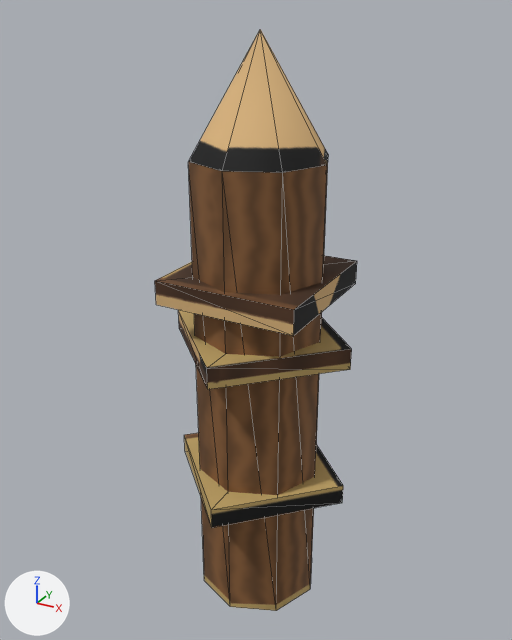
One commit to the glTF model game/assets/models/fort_l2_post.glb: the scene before it, then after it.
Rendered twice from a camera (50 mm lens) standing at (1.118, -0.475, 0.503) and looking at (0.853, 0.005, 0.263). The axes (+X, +Y, +Z) are drawn at lower left. The lights are the same throughout. The first picture is the older version. Mesh edges are drawn as thin lines. Vertices at exactly the same position are counted once.

Script lines for the objects in view, before the commit:
```python
me_cylinder = bpy.data.meshes.new('Cylinder')
me_cylinder.from_pydata(...)  # 49 vertices, 72 faces; spans x -0.082..0.082, y -0.082..0.082, z -0.2..0.29
me_cylinder.materials.append(mat_baked)  # picture img_bake
ob_fort_l2_post = bpy.data.objects.new('fort_l2_post', me_cylinder)
ob_fort_l2_post.location = (0.86, 0.0, 0.2)
```
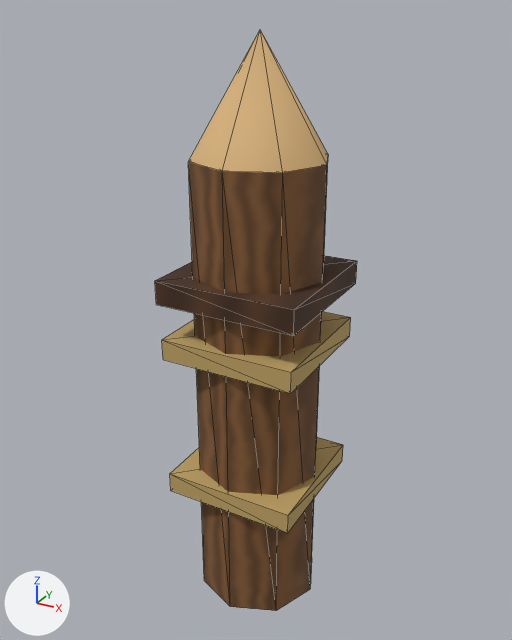
Boxes [x1, y1, x2, y2] around the edits, measured in the pictures (512 x 640 px; the box of a moved part takes in the faces that stretch with it):
'fort_l2_post', reshaped, surface changed: [155, 29, 357, 611] in both
part 1 of me_cylinder, moved or reshaped: before [184, 433, 343, 527]; after [170, 437, 343, 533]
part 2 of me_cylinder, moved or reshaped: before [178, 310, 352, 389]; after [162, 312, 351, 394]
part 3 of me_cylinder, surface changed: [155, 138, 357, 611] in both

What changed in the scene script:
```text
Change me_cylinder:
    used by ob_fort_l2_post; location = (0.86, 0.0, 0.2)
    remove me_cylinder.from_pydata(...)  # 49 vertices, 72 faces; spans x -0.082..0.082, y -0.082..0.082, z -0.2..0.29
    add me_cylinder.from_pydata(...)  # 49 vertices, 72 faces; spans x -0.06..0.06, y -0.06..0.06, z -0.2..0.29
    me_cylinder part 1: the loose piece of 8 vertices spanning x -0.082..0.082, y -0.082..0.082, z -0.089..-0.071 is turned -45 degrees about the z axis through its middle
    me_cylinder part 2: the loose piece of 8 vertices spanning x -0.082..0.082, y -0.082..0.082, z 0.041..0.059 is turned -45 degrees about the z axis through its middle
    me_cylinder part 3: texture (UV) coordinates of 72 of 72 faces, centred in x -0.06..0.06, y -0.06..0.06, z -0.089..0.23, changed; they spanned u 0.0..1.0, v 0.0..0.96 and now span u 0.0..0.97, v 0.0..1.0
```
